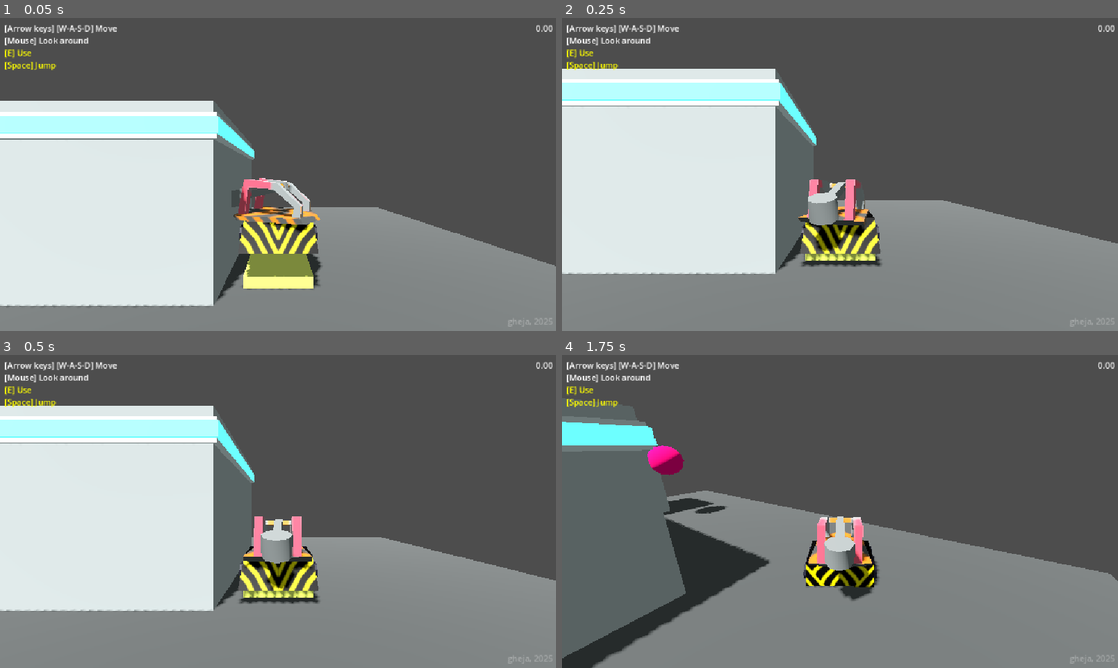
Above: before the commit, frames 1-4 (two rows, left to right).
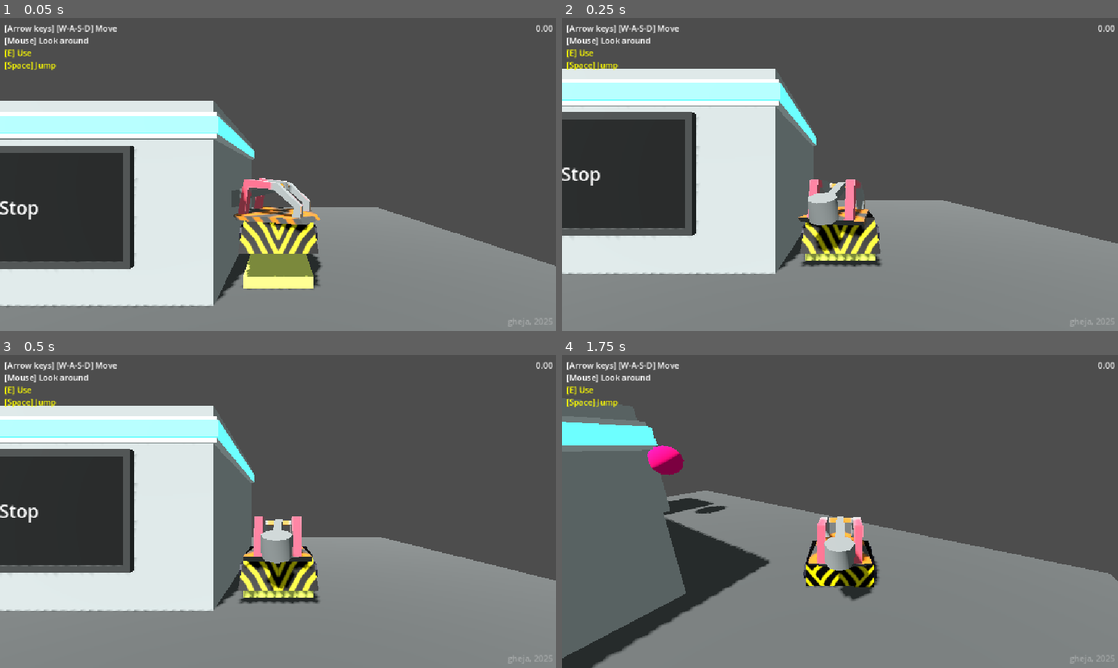
Above: after the commit, the same moments.

Repository: gheja/bot-loop
Game: Godot game, scene res://scenes/main_scene.tscn
Two runs of this game, one before a commit and one after it. Both use one fixed random seed, a clock stepped at 60 frames per second and the inputs below.
Inputs (mouse positions are in pixels of both pictures, inside the frame that each line leads up to):
- Up to frame 1 (0.05 s): no input
- Up to frame 2 (0.25 s): no input
- Up to frame 3 (0.5 s): no input
- Up to frame 4 (1.75 s): move the mouse to (867, 511) at 0.52 s; hold W (move_up) from 0.53 s (still down); tap E (action_primary) at 0.6, 1.35 s; move the mouse to (812, 511) at 1.27 s

The runs differ from the first frame. In frame 1, 9.5% of the frame differs, in the area x 0-25%, y 40-81%; in frame 2, 9.5%, in the area x 0-25%, y 30-70%; in frame 3, 9.5%; in frame 4, nothing differs.

Commit message:
Added ObjectDisplay and test text displays

Diff:
--- a/src/autoload/signals.gd
+++ b/src/autoload/signals.gd
@@ -6,3 +6,5 @@
 signal timer_started
 signal timer_failed
 signal timer_stopped
+
+signal set_display_text
--- /dev/null
+++ b/src/objects/object_display.gd
@@ -0,0 +1,15 @@
+class_name ObjectDisplay
+extends Node3D
+
+var text = "Hello world\nNice to see you!"
+
+@onready var label_3d: Label3D = $Label3D
+
+func _ready() -> void:
+	Signals.set_display_text.connect(set_text)
+
+func _process(delta: float) -> void:
+	pass
+
+func set_text(s: String):
+	label_3d.text = s
--- /dev/null
+++ b/src/objects/object_display.tscn
@@ -0,0 +1,43 @@
+[gd_scene load_steps=4 format=3 uid="uid://b82gg0yds1jf3"]
+
+[ext_resource type="Script" uid="uid://rdobudl2cjk6" path="res://objects/object_display.gd" id="1_a6ref"]
+
+[sub_resource type="StandardMaterial3D" id="StandardMaterial3D_nvovq"]
+albedo_color = Color(0.270222, 0.270222, 0.270222, 1)
+
+[sub_resource type="StandardMaterial3D" id="StandardMaterial3D_a6ref"]
+albedo_color = Color(0.133196, 0.133196, 0.133196, 1)
+
+[node name="ObjectDisplay" type="Node3D"]
+script = ExtResource("1_a6ref")
+
+[node name="CSGBox3D" type="CSGBox3D" parent="."]
+transform = Transform3D(1, 0, 0, 0, 1, 0, 0, 0, 1, -1.49321, 0, 0)
+size = Vector3(0.1, 1.685, 0.1)
+material = SubResource("StandardMaterial3D_nvovq")
+
+[node name="CSGBox3D3" type="CSGBox3D" parent="."]
+transform = Transform3D(1, 0, 0, 0, 1, 0, 0, 0, 1, 1.493, 0, 0)
+size = Vector3(0.1, 1.685, 0.1)
+material = SubResource("StandardMaterial3D_nvovq")
+
+[node name="CSGBox3D2" type="CSGBox3D" parent="."]
+transform = Transform3D(1, 0, 0, 0, 1, 0, 0, 0, 1, 0, 0, -0.0154376)
+size = Vector3(3, 1.685, 0.1)
+material = SubResource("StandardMaterial3D_a6ref")
+
+[node name="CSGBox3D4" type="CSGBox3D" parent="."]
+transform = Transform3D(1.02365, 0, 0, 0, 1, 0, 0, 0, 1, 0, 0.823465, 0)
+size = Vector3(3, 0.1, 0.1)
+material = SubResource("StandardMaterial3D_nvovq")
+
+[node name="CSGBox3D5" type="CSGBox3D" parent="."]
+transform = Transform3D(1.02365, 0, 0, 0, 1, 0, 0, 0, 1, 0, -0.823, 0)
+size = Vector3(3, 0.1, 0.1)
+material = SubResource("StandardMaterial3D_nvovq")
+
+[node name="Label3D" type="Label3D" parent="."]
+transform = Transform3D(1, 0, 0, 0, 1, 0, 0, 0, 1, 0, 0, 0.0670567)
+pixel_size = 0.008
+outline_modulate = Color(0, 0, 0, 0)
+text = "Hello"
--- a/src/scenes/level_test_1.tscn
+++ b/src/scenes/level_test_1.tscn
@@ -7,6 +7,7 @@
 [ext_resource type="PackedScene" uid="uid://c85wkhccv5rxm" path="res://objects/object_spawn_position.tscn" id="4_u2nu2"]
 [ext_resource type="PackedScene" uid="uid://dnnjjb6md5gvt" path="res://objects/object_stop_button.tscn" id="5_2bs7r"]
 [ext_resource type="PackedScene" uid="uid://vtcyr4a4c47f" path="res://objects/player_character_bot_hammer.tscn" id="6_wck52"]
+[ext_resource type="PackedScene" uid="uid://b82gg0yds1jf3" path="res://objects/object_display.tscn" id="7_u2nu2"]
 
 [node name="LevelTest1" type="Node3D"]
 
@@ -42,6 +43,9 @@
 [node name="ObjectStopButton" parent="LevelBase/LevelObjectContainer" index="9" instance=ExtResource("5_2bs7r")]
 transform = Transform3D(1, 0, 0, 0, 1, 0, 0, 0, 1, -3.99464, 2, -4.99821)
 
+[node name="ObjectDisplay" parent="LevelBase/LevelObjectContainer" index="10" instance=ExtResource("7_u2nu2")]
+transform = Transform3D(0.999999, 0, 0, 0, 0.999999, 0, 0, 0, 0.999999, -1.64311, 1.4565, 1.10609)
+
 [node name="PlayerCharacterBotHammer" parent="LevelBase/PlayerObjectContainer" index="0" instance=ExtResource("6_wck52")]
 transform = Transform3D(1, 0, 0, 0, 1, 0, 0, 0, 1, 2, 1, 0)
 
--- a/src/scenes/main_scene.gd
+++ b/src/scenes/main_scene.gd
@@ -38,14 +38,17 @@
 	main_light.light_color = Color("#ffcbb5")
 	world_environment.environment.ambient_light_color = Color("#dce9ec")
 	world_environment.environment.ambient_light_energy = 0.25
+	Signals.set_display_text.emit("Start")
 
 func _on_timer_stopped():
 	main_light.light_color = Color("#ffffff")
 	world_environment.environment.ambient_light_color = Color("#e7ffff")
 	world_environment.environment.ambient_light_energy = 0.25
+	Signals.set_display_text.emit("Stop")
 
 func _on_timer_failed():
 	main_light.light_color = Color("#ff0000")
 	# world_environment.environment.ambient_light_energy = 0.0
 	world_environment.environment.ambient_light_color = Color("#ff0088")
 	world_environment.environment.ambient_light_energy = 0.1
+	Signals.set_display_text.emit("Fail")
Not shown, added: src/objects/object_display.gd.uid
Not shown: 1 places in src/scenes/level_test_1.tscn that only renumber resources
